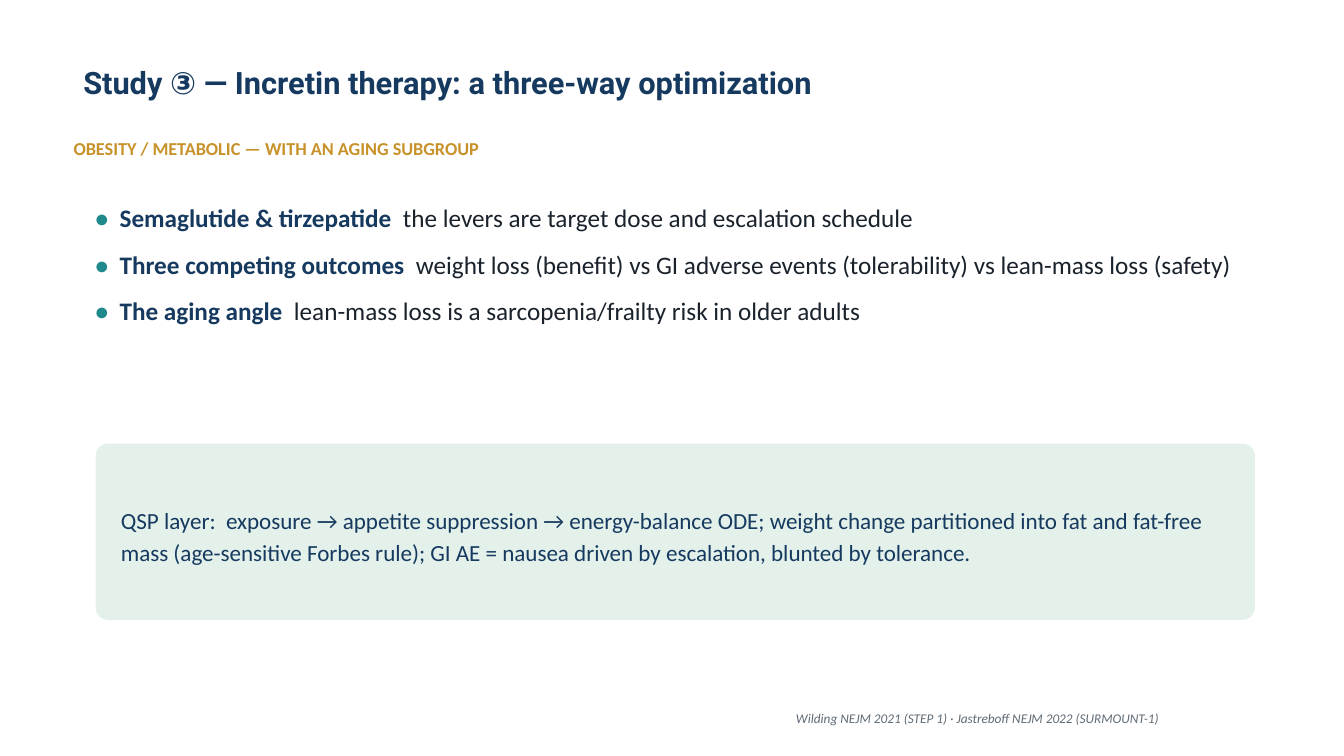
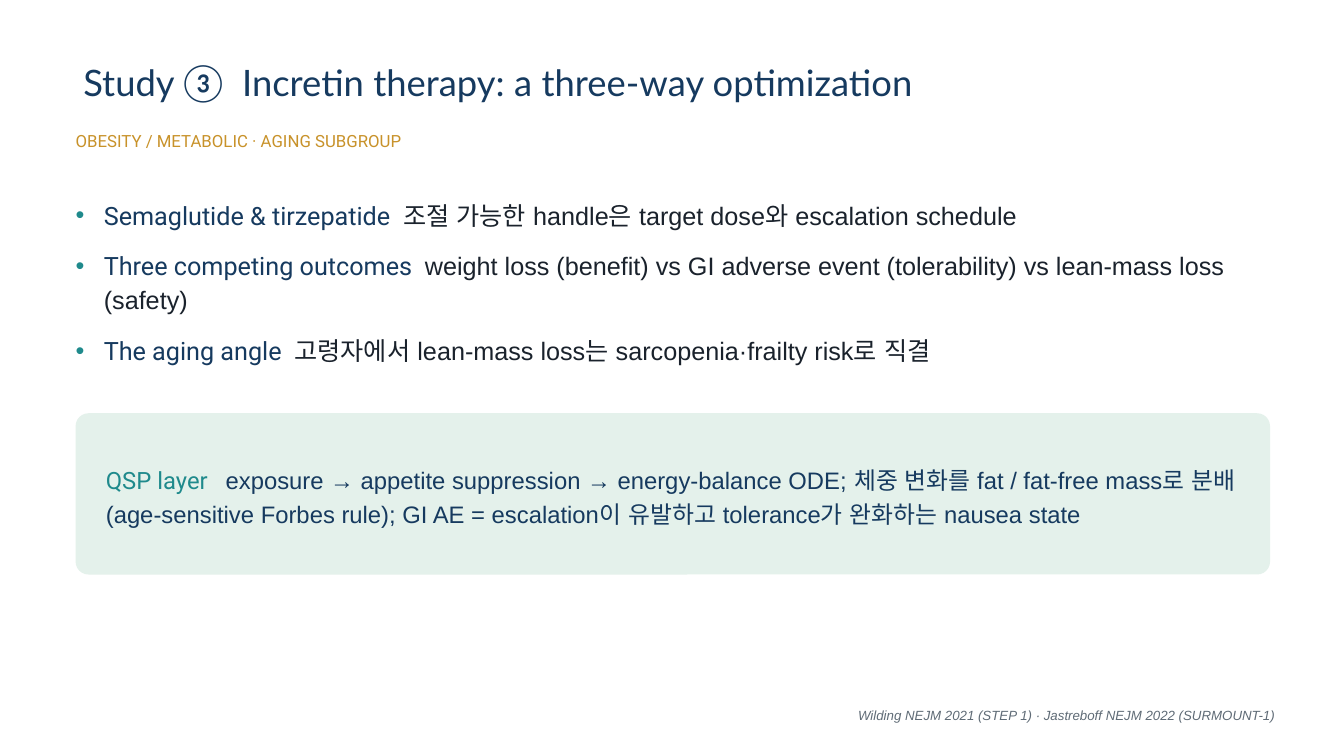
Before and after one commit to pipetcpt/qsp, a slide deck: slide 29 of presentation/2026-tox.pptx (slide 30 before the commit). Drawn at 1344x756 pixels with LibreOffice and Linux fonts; fonts in the diff are those of the drawing; background and template pictures are left out. Boxes give left, top, right and bottom in pixels: in the first picture for what was removed or moved away, otherwise in the second. Text is boxed around its words. In the diff, an @@ line names an element or a change of style, - is before the commit and + after.

```diff
--- a/presentation/2026-tox.pptx
+++ b/presentation/2026-tox.pptx
@@ title at [83, 65, 913, 103]: text changed; size 22 to 26 pt; font Roboto to Lato; bold off @@
-Study ③ — Incretin therapy: a three-way optimization
+Study ③ Incretin therapy: a three-way optimization
@@ text at [76, 135, 401, 147]: text changed; size 13 to 12 pt; font Calibri to Roboto; bold off @@
-OBESITY / METABOLIC — WITH AN AGING SUBGROUP
+OBESITY / METABOLIC · AGING SUBGROUP
@@ text at [104, 204, 1224, 366]: text changed; font Calibri to Arial @@
-• Semaglutide & tirzepatide the levers are target dose and escalation schedule
-• Three competing outcomes weight loss (benefit) vs GI adverse events (tolerability) vs lean-mass loss (safety)
-• The aging angle lean-mass loss is a sarcopenia/frailty risk in older adults
+• Semaglutide & tirzepatide 조절 가능한 handle은 target dose와 escalation schedule
+• Three competing outcomes weight loss (benefit) vs GI adverse event (tolerability) vs lean-mass loss (safety)
+• The aging angle 고령자에서 lean-mass loss는 sarcopenia·frailty risk로 직결
@@ rounded rectangle: place and size @@
-rounded rectangle at [96, 444, 1255, 620]
+rounded rectangle at [76, 413, 1270, 575]
@@ rounded rectangle at [76, 413, 1270, 575]: proportions changed @@
@@ text at [106, 469, 1235, 528]: text changed; size 16.5 to 17 pt; font Calibri to Arial @@
-QSP layer: exposure → appetite suppression → energy-balance ODE; weight change partitioned into fat and fat-free mass (age-sensitive Forbes rule); GI AE = nausea driven by escalation, blunted by tolerance.
+QSP layer exposure → appetite suppression → energy-balance ODE; 체중 변화를 fat / fat-free mass로 분배 (age-sensitive Forbes rule); GI AE = escalation이 유발하고 tolerance가 완화하는 nausea state
@@ text "Wilding NEJM 2021 (STEP 1) ...": place and size @@
-text "Wilding NEJM 2021 (STEP 1) ..." at [796, 713, 1159, 725]
+text "Wilding NEJM 2021 (STEP 1) ..." at [858, 710, 1275, 723]
@@ text "Wilding NEJM 2021 (STEP 1) ..." at [858, 710, 1275, 723]: font Calibri to Arial; line spacing 1.04 to 1 @@
```
Also in this commit, not shown: 24 other slides changed, 22 slides added, 23 slides removed, 52 other files.
